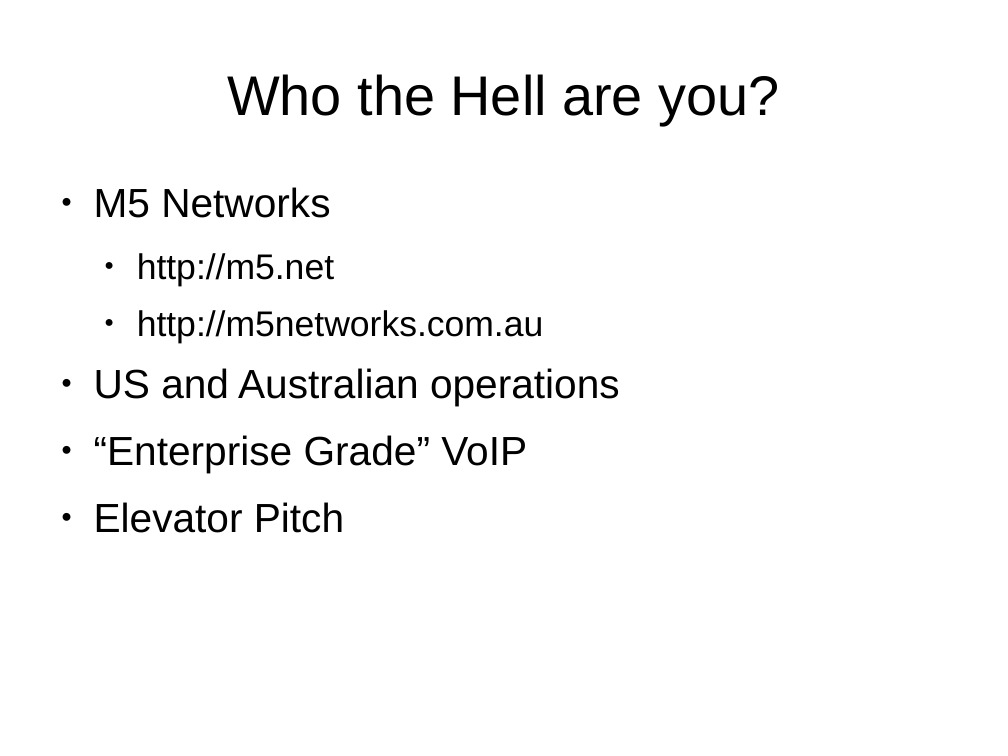
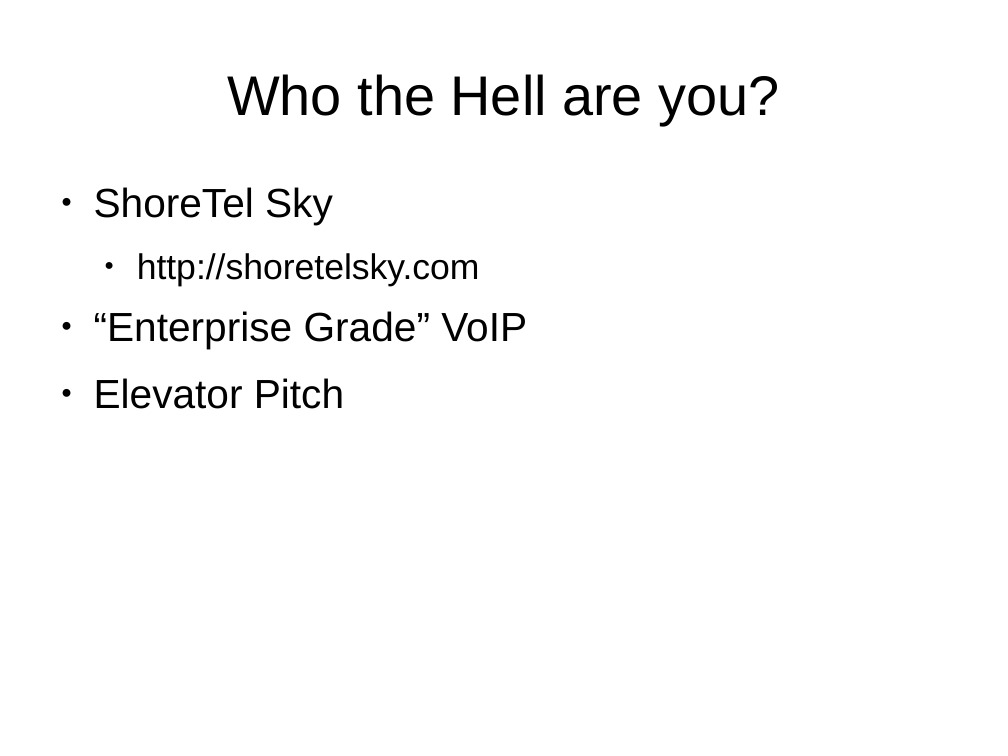
Before and after one commit to bernardd/conference-talks, a slide deck: slide 2 of ErlangLessonsLearned.odp. Drawn at 1008x756 pixels with LibreOffice and Linux fonts; fonts in the diff are those of the drawing. Boxes give left, top, right and bottom in pixels: in the first picture for what was removed or moved away, otherwise in the second. Text is boxed around its words. In the diff, an @@ line names an element or a change of style, - is before the commit and + after.

Commit message:
Update for ShoreTel

```diff
--- a/ErlangLessonsLearned.odp
+++ b/ErlangLessonsLearned.odp
@@ text at [94,187,480,286]: text changed @@
-● M5 Networks
-  ● http://m5.net
-  ● http://m5networks.com.au
-● US and Australian operations
+● ShoreTel Sky
+  ● http://shoretelsky.com
```
Also in this commit, not shown: 13 other slides changed.
